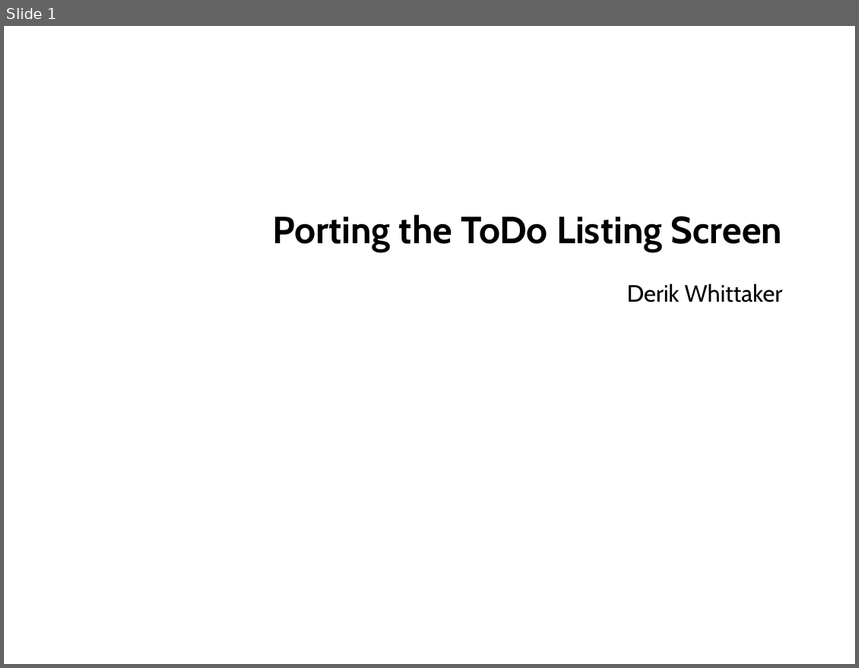
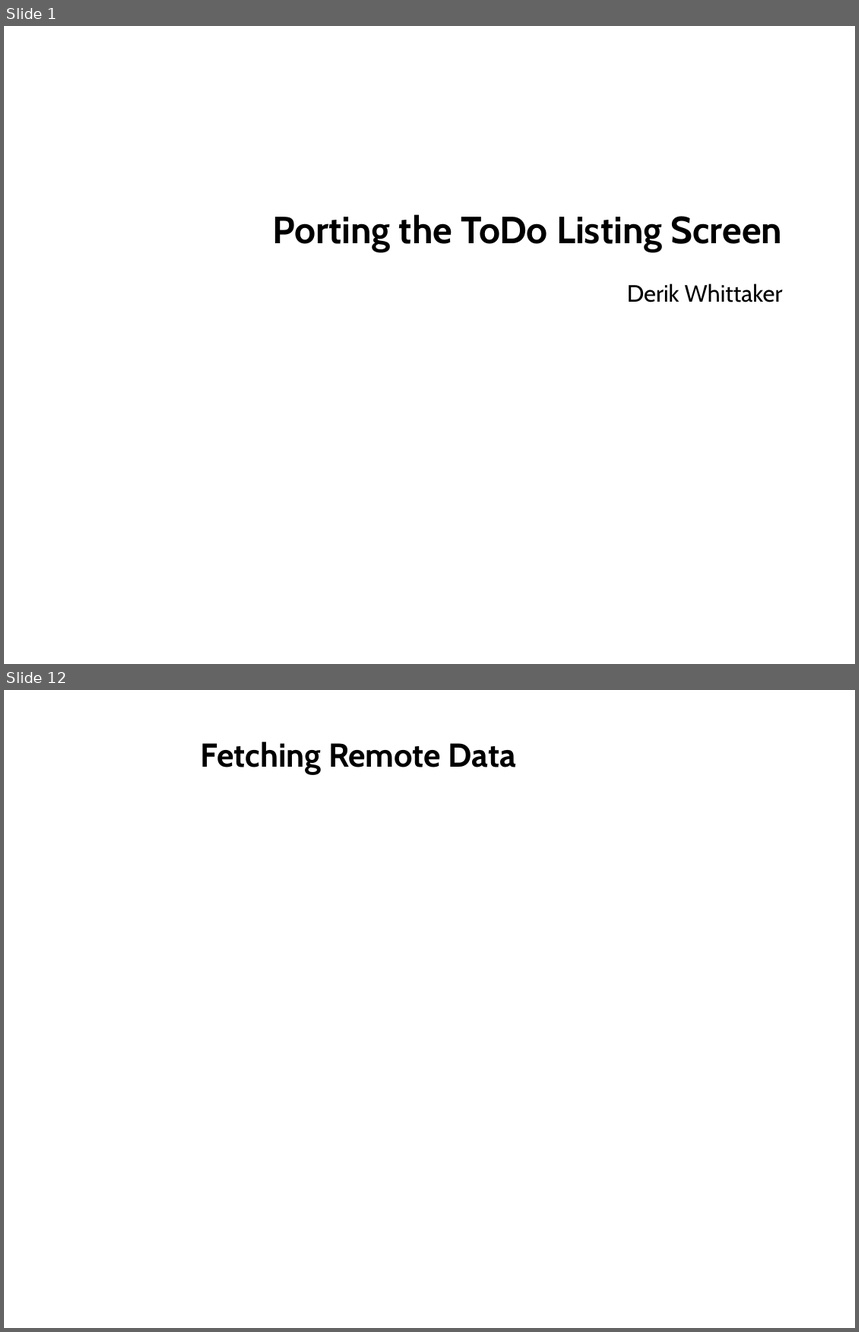
Before and after one commit to derikwhittaker/Pluarsight.XamlToHtml, a slide deck: Modules/02.TaskListingScreen.InitialSetup/02.TaskListingScreen.InitialSetup.Slides.pptx. Shown one above the other, each under a label of ours: slide 1 before the commit, slides 1 and 12 after it; the slides between them are not shown. The pictures are 859x668 and 859x1332 pixels, drawn with LibreOffice and Linux fonts; fonts in the diff are those of the drawing; background and template pictures are left out. Boxes give left, top, right and bottom in pixels: in the first picture for what was removed or moved away, otherwise in the second. Text is boxed around its words. In the diff, an @@ line names an element or a change of style, - is before the commit and + after.

```diff
--- a/Modules/02.TaskListingScreen.InitialSetup/02.TaskListingScreen.InitialSetup.Slides.pptx
+++ b/Modules/02.TaskListingScreen.InitialSetup/02.TaskListingScreen.InitialSetup.Slides.pptx
@@ slide 12 added at [4, 690, 855, 1328], background #FFFFFF @@
@@ title added at [201, 742, 516, 774], 28 pt, text #000000, bold @@
+Fetching Remote Data
```
Also in this commit, not shown: 2 slides changed, 14 other slides added.
